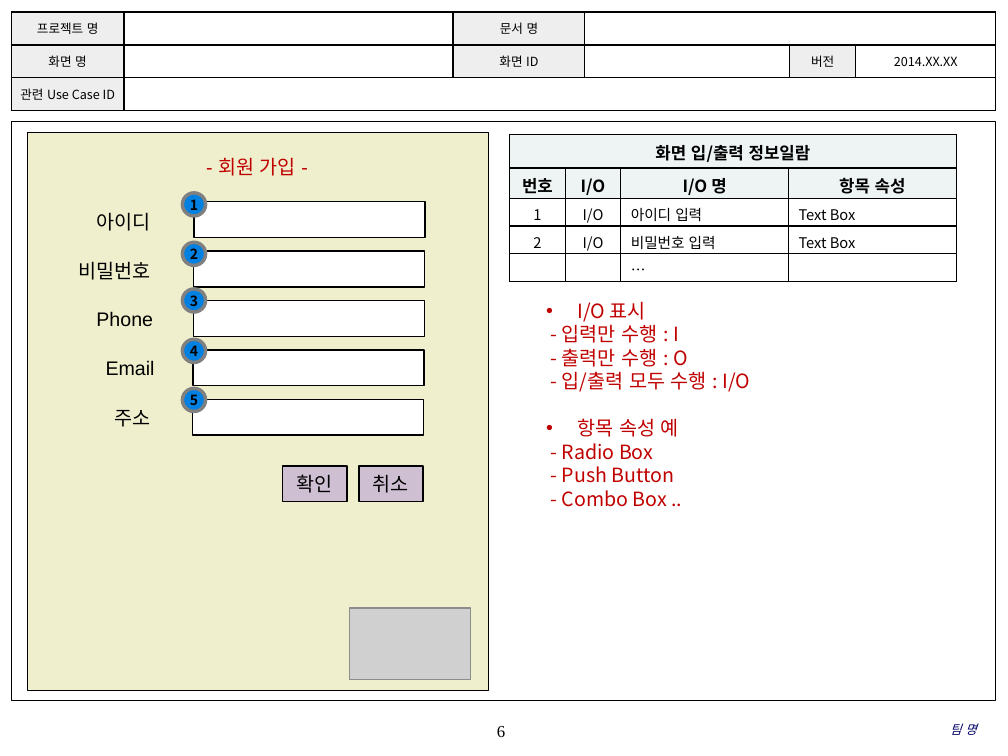
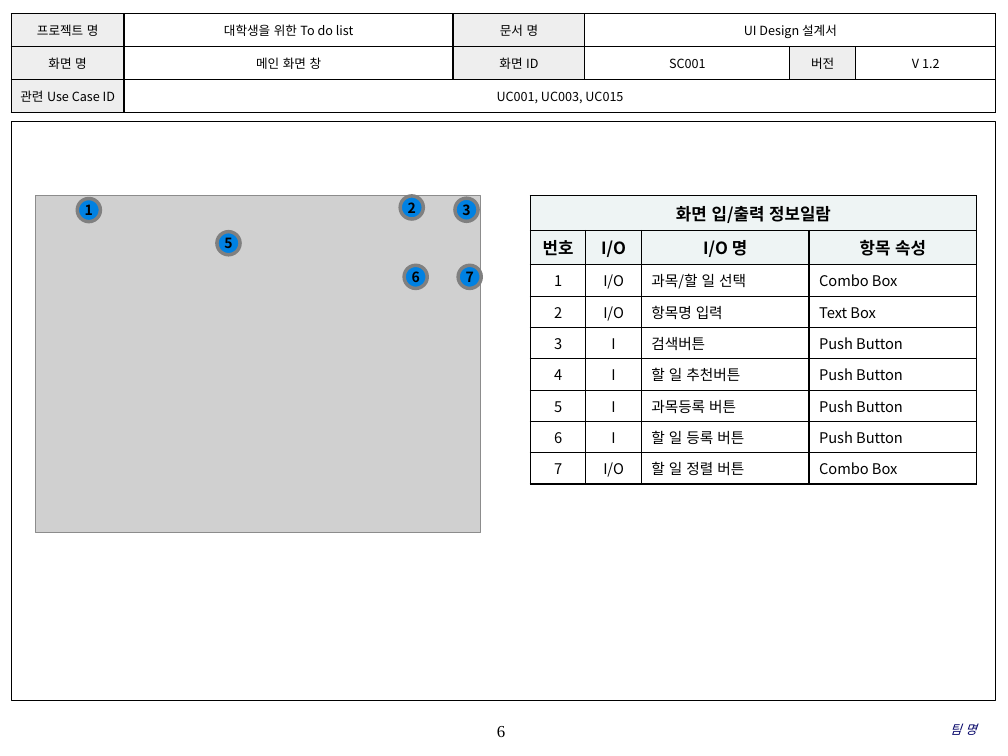
Before and after one commit to SE-admin/SE2017_2_mousai, a slide deck: slide 6 of doc/3_ 설계서/UI Design Template.pptx. Drawn at 1008x756 pixels with LibreOffice and Linux fonts; fonts in the diff are those of the drawing; grey boxes stand for pictures; background and template pictures are left out. Boxes give left, top, right and bottom in pixels: in the first picture for what was removed or moved away, otherwise in the second. Text is boxed around its words. In the diff, an @@ line names an element or a change of style, - is before the commit and + after.

Commit message:
유아이다이어그램 20170525_01_최소영(확인만함 수정x)

```diff
--- a/doc/3_ 설계서/UI Design Template.pptx
+++ b/doc/3_ 설계서/UI Design Template.pptx
@@ table at box(11, 14, 995, 113) @@
-row 1, column 2: 
+row 1, column 2: 대학생을 위한 To do list
-row 1, column 4: 
+row 1, column 4: UI Design 설계서
-row 2: 화면 명 |  | 화면 ID |  | 버전 | 2014.XX.XX
+row 2: 화면 명 | 메인 화면 창 | 화면 ID | SC001 | 버전 | V 1.2
-row 3, column 2: 
+row 3, column 2: UC001, UC003, UC015
@@ table removed at box(510, 135, 956, 281), 5 rows, 4 columns @@
-화면 입/출력 정보일람 |  |  | 
-번호 | I/O | I/O 명 | 항목 속성
-1 | I/O | 아이디 입력 | Text Box
-2 | I/O | 비밀번호 입력 | Text Box
- |  | … | 
@@ picture added at box(35, 196, 481, 532) @@
@@ ellipse "1": place and size @@
-ellipse "1" at box(182, 193, 206, 216)
+ellipse "1" at box(78, 199, 101, 222)
@@ ellipse "2": place and size @@
-ellipse "2" at box(182, 242, 206, 265)
+ellipse "2" at box(400, 196, 423, 219)
@@ ellipse "3": place and size @@
-ellipse "3" at box(182, 289, 206, 312)
+ellipse "3" at box(455, 199, 478, 222)
@@ table added at box(530, 196, 976, 481), 9 rows, 4 columns @@
+화면 입/출력 정보일람 |  |  | 
+번호 | I/O | I/O 명 | 항목 속성
+1 | I/O | 과목/할 일 선택 | Combo Box
+2 | I/O | 항목명 입력 | Text Box
+3 | I | 검색버튼 | Push Button
+4 | I | 할 일 추천버튼 | Push Button
+5 | I | 과목등록 버튼 | Push Button
+6 | I | 할 일 등록 버튼 | Push Button
+7 | I/O | 할 일 정렬 버튼 | Combo Box
@@ ellipse "5": place and size @@
-ellipse "5" at box(182, 388, 206, 411)
+ellipse "5" at box(217, 232, 240, 255)
@@ ellipse added at box(404, 265, 427, 288), fill #0081E2, outline #808080 2.5 pt, 10 pt, text #000000, bold @@
+6
@@ ellipse added at box(458, 265, 481, 288), fill #0081E2, outline #808080 2.5 pt, 10 pt, text #000000, bold @@
+7
@@ text removed at box(562, 301, 750, 507) @@
-• I/O 표시
-- 입력만 수행 : I
-- 출력만 수행 : O
-- 입/출력 모두 수행 : I/O
-• 항목 속성 예
-- Radio Box
-- Push Button
-- Combo Box ..
@@ ellipse removed at box(182, 340, 206, 363) @@
-4
@@ group removed at box(27, 133, 489, 690): 8 rectangles, 6 texts, 1 picture @@
-확인
-- 회원 가입 -
-아이디
-비밀번호
-Phone
-Email
-주소
-취소
```
Also in this commit, not shown: 3 other slides changed, 14 slides added.
